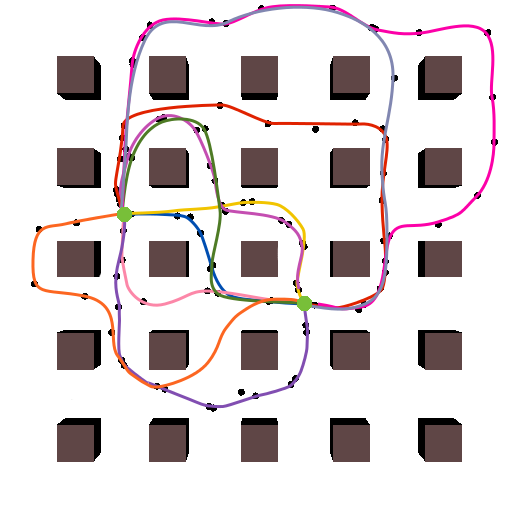
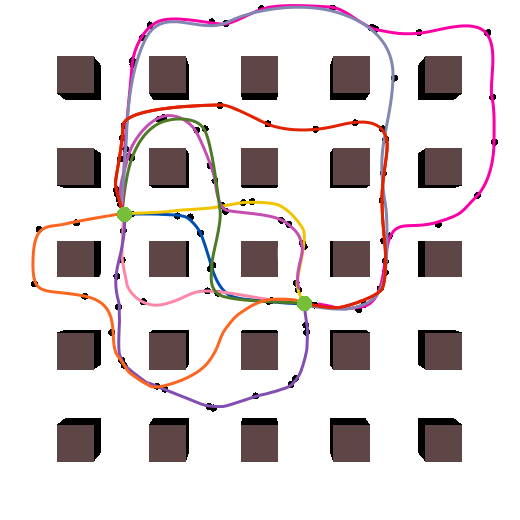
The second 520 × 520 image is a revision of the first. Changes to its layers:
painted on "Paths" over [114, 103, 389, 396]
painted on "Nodes" over [238, 389, 245, 396]
